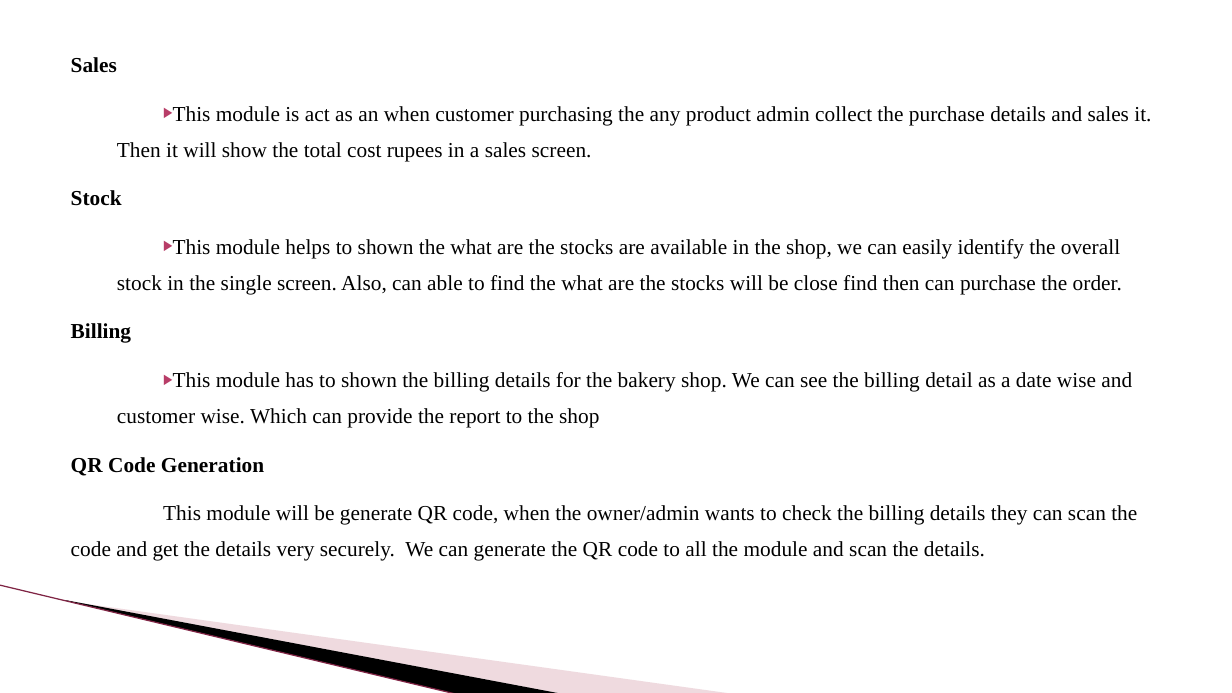
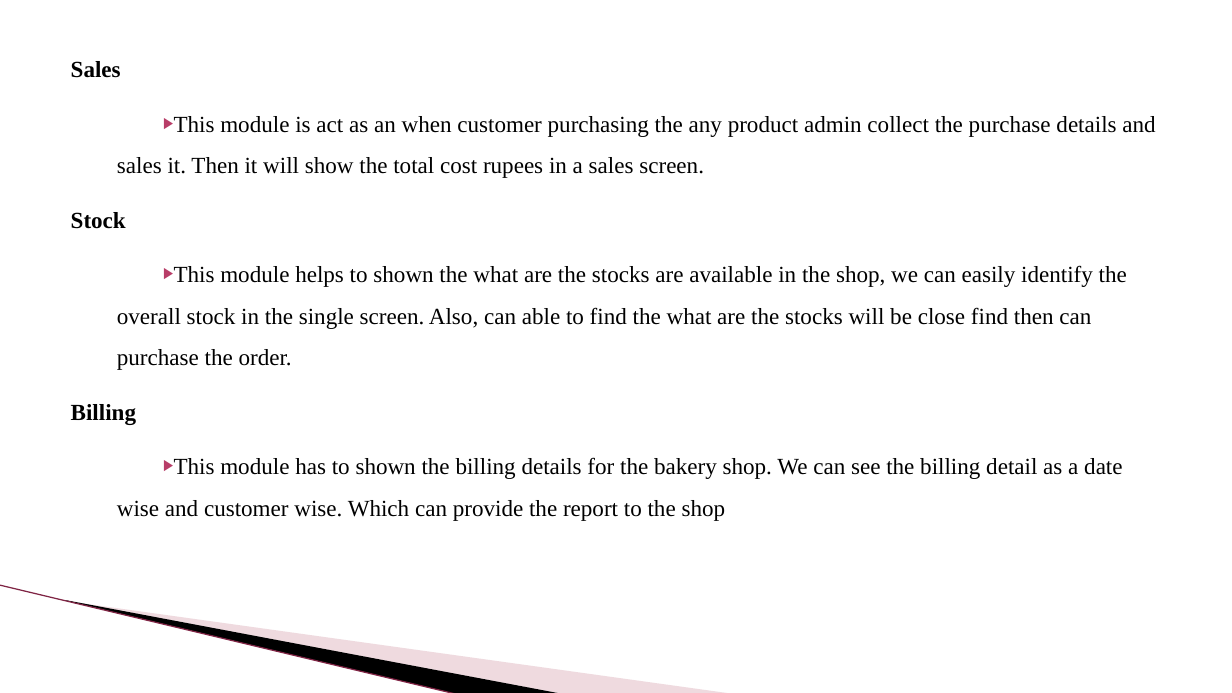
Before and after one commit to gokul18b/2023, a slide deck: slide 8 of batch 2/ppt2/BAKERY SHOP MANAGEMENT SYSTEM.pptx. Drawn at 1232x693 pixels with LibreOffice and Linux fonts; fonts in the diff are those of the drawing; background and template pictures are left out. Boxes give left, top, right and bottom in pixels: in the first picture for what was removed or moved away, otherwise in the second. Text is boxed around its words. In the diff, an @@ line names an element or a change of style, - is before the commit and + after.

```diff
--- a/batch 2/ppt2/BAKERY SHOP MANAGEMENT SYSTEM.pptx
+++ b/batch 2/ppt2/BAKERY SHOP MANAGEMENT SYSTEM.pptx
@@ text "Sales" at box(71, 61, 1155, 521): size 16.6 to 18 pt; line spacing 1.4 to 1.5 @@
@@ text at box(71, 457, 1137, 561): paragraphs removed @@
-QR Code Generation
-This module will be generate QR code, when the owner/admin wants to check the billing details they can scan the code and get the details very securely. We can generate the QR code to all the module and scan the details.
```
Also in this commit, not shown: 48 other files.
